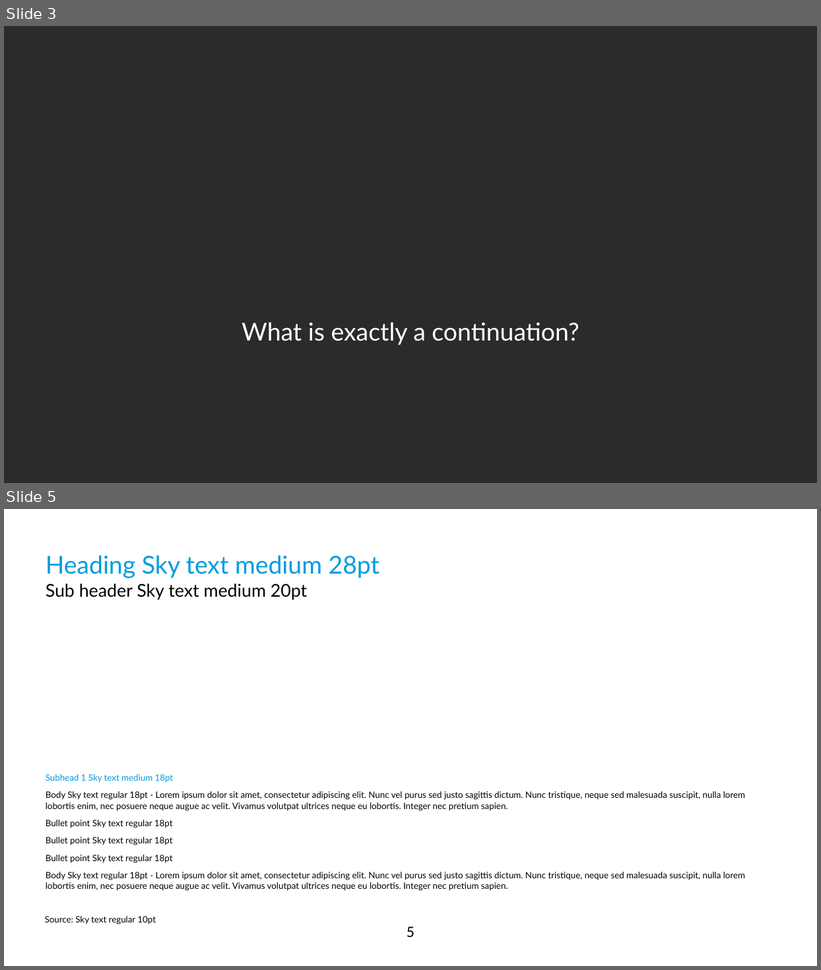
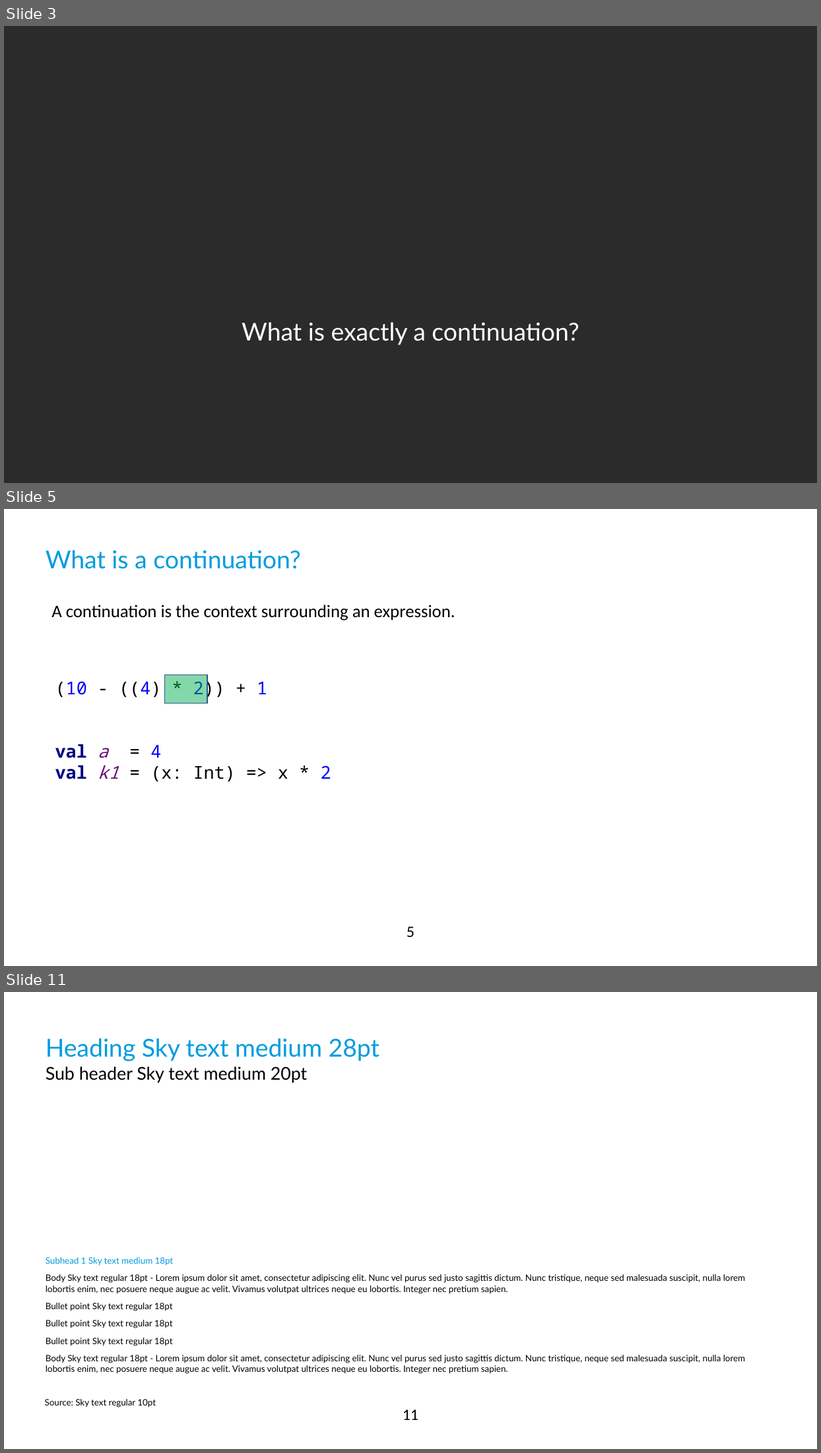
Before and after one commit to qqupp/continuations-playground, a slide deck: docs/diy-continuations.pptx. Shown one above the other, each under a label of ours: slides 3 and 5 before the commit, slides 3, 5 and 11 after it; the slides between them are not shown. The pictures are 821x970 and 821x1453 pixels, drawn with LibreOffice and Linux fonts; fonts in the diff are those of the drawing; background and template pictures are left out; a plain dark background stands for a picture behind light text. Boxes give left, top, right and bottom in pixels: in the first picture for what was removed or moved away, otherwise in the second. Text is boxed around its words. In the diff, an @@ line names an element or a change of style, - is before the commit and + after.

```diff
--- a/docs/diy-continuations.pptx
+++ b/docs/diy-continuations.pptx
@@ slide 5 added at (x1=4, y1=509, x2=817, y2=966), background #FFFFFF; not listed: 1 template element that a slide beside it also shows @@
@@ title added at (x1=46, y1=550, x2=300, y2=569), 28 pt, text #009CDD @@
+What is a continuation?
@@ text added at (x1=52, y1=605, x2=455, y2=621), 20 pt, text #000000 @@
+A continuation is the context surrounding an expression.
@@ text added at (x1=55, y1=678, x2=331, y2=782), 20 pt, text #000000 @@
+(10 - ((4) * 2)) + 1
+val a = 4
+val k1 = (x: Int) => x * 2
@@ rectangle added at (x1=165, y1=675, x2=207, y2=704), fill #00B050 at 49% opacity, outline #325491 1 pt @@
@@ what was slide 5 is now slide 11 @@
@@ page number at (x1=403, y1=1410, x2=418, y2=1420): text changed @@
-5
+11
```
Also in this commit, not shown: 1 slide changed, 5 other slides added, 4 other files.
